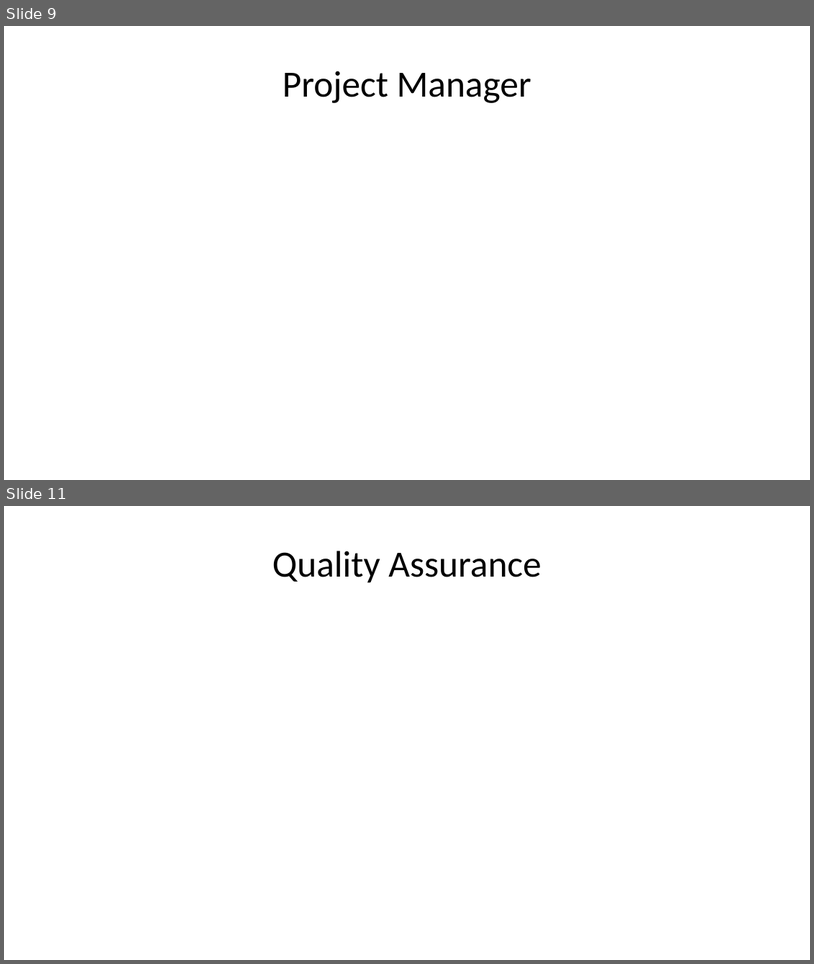
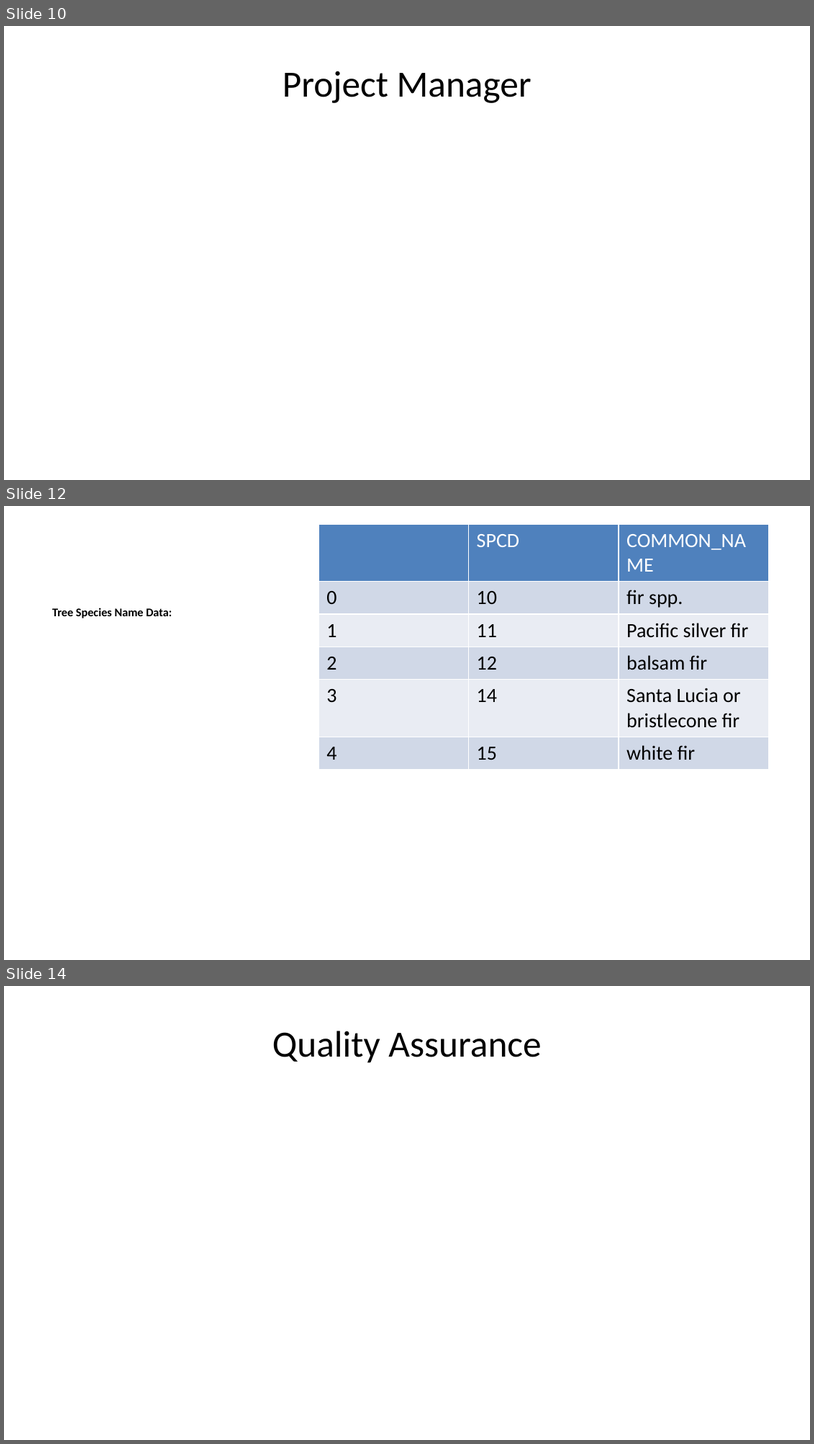
Before and after one commit to deancallahan25/Redwood-Analytics-Portfolio, a slide deck: Project-3/individual-models/data/presentation.pptx. Shown one above the other, each under a label of ours: slides 9 and 11 before the commit, slides 10, 12 and 14 after it; the slides between them are not shown. The pictures are 814x964 and 814x1444 pixels, drawn with LibreOffice and Linux fonts; fonts in the diff are those of the drawing. Boxes give left, top, right and bottom in pixels: in the first picture for what was removed or moved away, otherwise in the second. Text is boxed around its words. In the diff, an @@ line names an element or a change of style, - is before the commit and + after.

```diff
--- a/Project-3/individual-models/data/presentation.pptx
+++ b/Project-3/individual-models/data/presentation.pptx
@@ slide 12 added at bbox=[4, 506, 810, 960], background #FFFFFF @@
@@ table added at bbox=[319, 524, 769, 910], 6 rows, 3 columns @@
+ | SPCD | COMMON_NAME
+0 | 10 | fir spp.
+1 | 11 | Pacific silver fir
+2 | 12 | balsam fir
+3 | 14 | Santa Lucia or bristlecone fir
+4 | 15 | white fir
@@ text added at bbox=[52, 608, 172, 618], 10.5 pt, text #000000, bold @@
+Tree Species Name Data:
@@ what was slide 9 is now slide 10 @@
@@ what was slide 11 is now slide 14 @@
```
Also in this commit, not shown: 2 slides changed, 3 other slides added, 1 slide removed, 1 other file.
